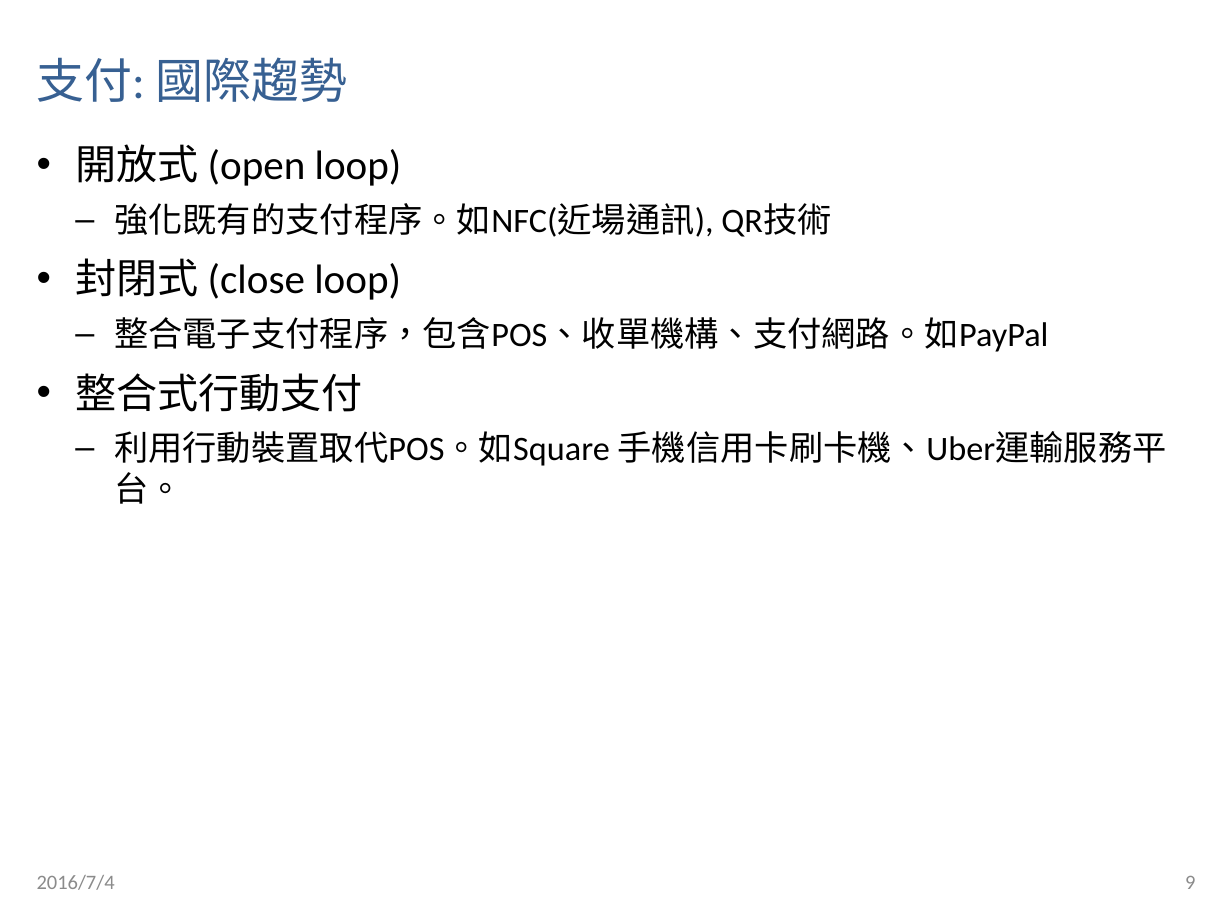
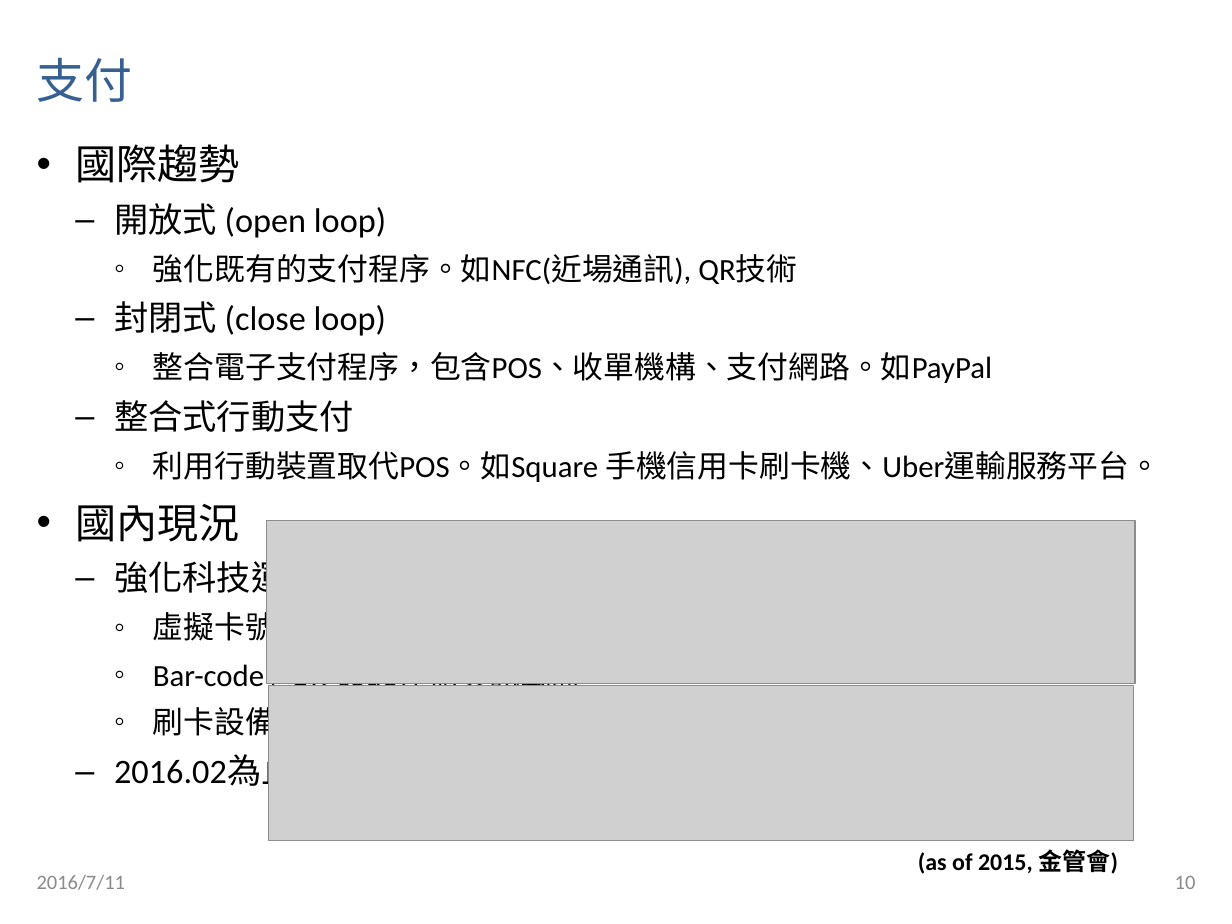
Before and after one commit to CpOuyang/custom, a slide deck: slide 10 of 20160712 - 金融科技白皮書(部會).pptx (slide 9 before the commit). Drawn at 1232x924 pixels with LibreOffice and Linux fonts; fonts in the diff are those of the drawing; grey boxes stand for pictures. Boxes give left, top, right and bottom in pixels: in the first picture for what was removed or moved away, otherwise in the second. Text is boxed around its words. In the diff, an @@ line names an element or a change of style, - is before the commit and + after.

```diff
--- a/20160712 - 金融科技白皮書(部會).pptx
+++ b/20160712 - 金融科技白皮書(部會).pptx
@@ title at box(37, 57, 133, 102): text changed @@
-支付: 國際趨勢
+支付
@@ text at box(75, 144, 239, 183): paragraph added @@
+• 國際趨勢
@@ text at box(114, 203, 1160, 482): size 24 to 20 pt in "開放式 (open loop)", "封閉式 (close loop)", "整合式行動支付"; size 20 to 18 pt in "強化既有的支付程序。如NFC(近場通訊), QR技術", "整合電子支付程序，包含POS、收單機構、支付網路。如PayPal", "利用行動裝置取代POS。如Square 手機信用卡刷卡機、Uber運輸服務平台。"; bullet • to –; list level 1 to 2 in "開放式 (open loop)"; bullet – to ◦; list level 2 to 3 in "強化既有的支付程序。如NFC(近場通訊), QR技術"; list level 1 to 2 in "封閉式 (close loop)"; list level 2 to 3 in "整合電子支付程序，包含POS、收單機構、支付網路。如PayPal"; list level 1 to 2 in "整合式行動支付"; list level 2 to 3 in "利用行動裝置取代POS。如Square 手機信用卡刷卡機、Uber運輸服務平台。" @@
@@ text at box(75, 504, 1033, 792): paragraphs added @@
+• 國內現況
+  – 強化科技運用
+    ◦ 虛擬卡號整合至手機錢包
+    ◦ Bar-code / QR-code作為資訊載體
+    ◦ 刷卡設備外接於行動裝置：mPOS
+  – 2016.02為止，有4家業者、21家銀行獲得電子支付專營許可。
@@ picture added at box(267, 520, 1136, 684) @@
@@ picture added at box(269, 685, 1133, 840) @@
@@ text added at box(918, 849, 1119, 874), 14 pt, text #000000, bold @@
+(as of 2015, 金管會)
@@ text at box(37, 875, 126, 890): text changed @@
-2016/7/4
+2016/7/11
@@ page number at box(1175, 876, 1196, 889): text changed @@
-9
+10
```
Also in this commit, not shown: 29 other slides changed, 11 slides added, 2 slides removed.
